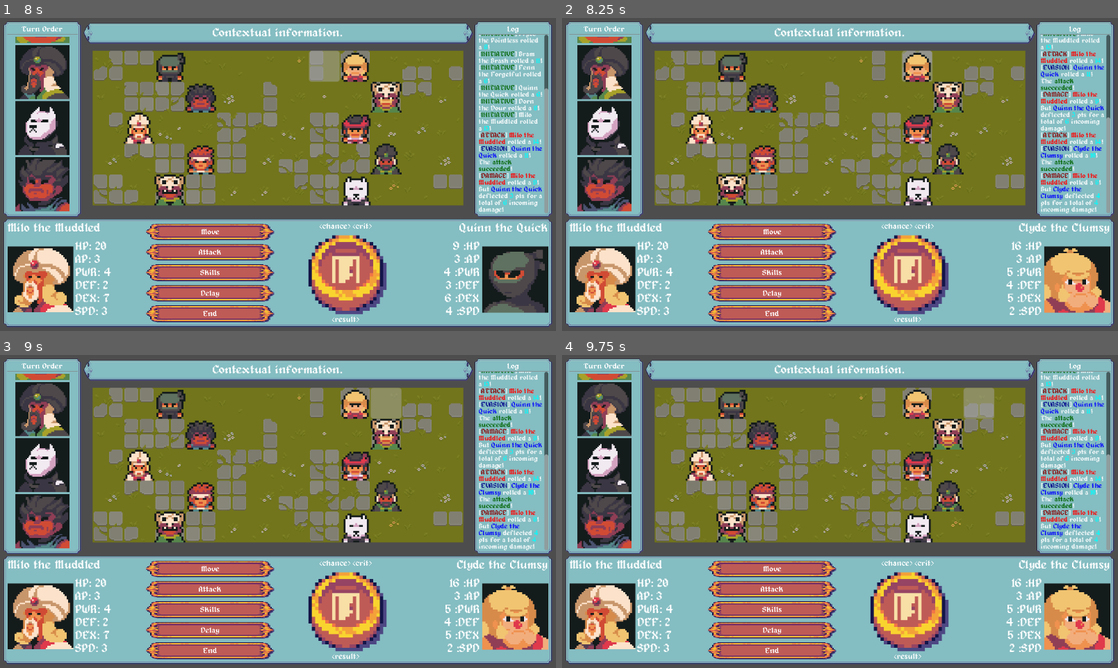
Above: before the commit, frames 1-4 (two rows, left to right).
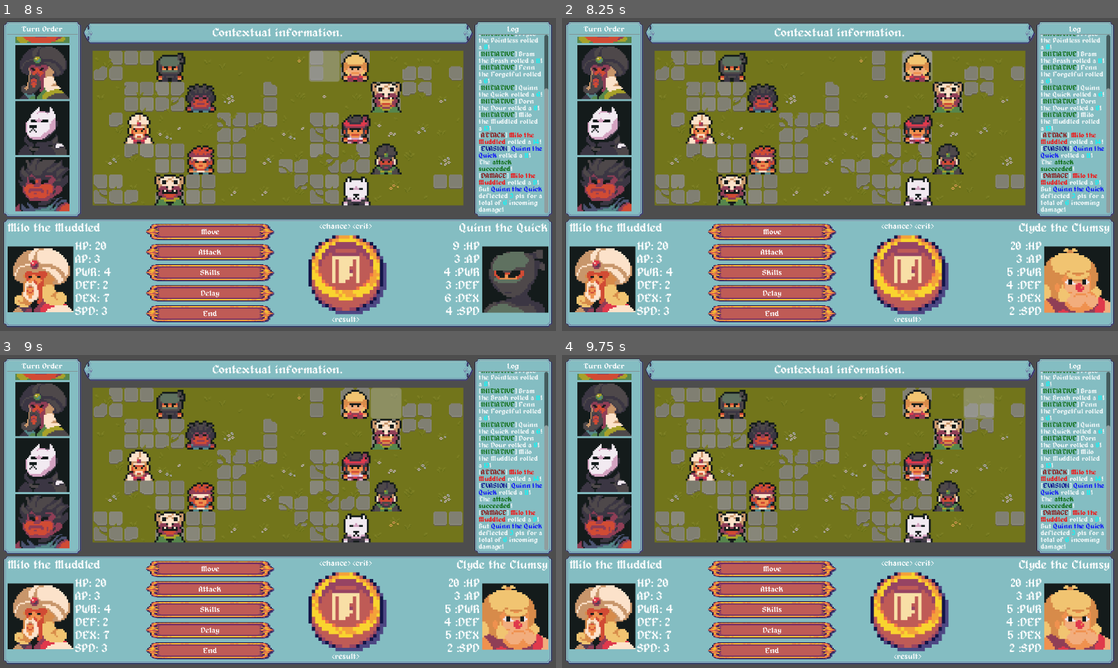
Above: after the commit, the same moments.

Repository: TheOnliestMattastic/Battle-Tactics-Arena
Game: Godot game, scene res://scenes/game.tscn
The game is run twice, just before and just after one commit, with the same random seed, the same clock (stepped at 60 frames per second) and the same inputs.
Inputs (mouse positions are in pixels of both pictures, inside the frame that each line leads up to):
- Up to frame 1 (8 s): click (211, 230) at 0.5 s; click (211, 252) at 1.25 s; click (105, 64) at 2 s; click (139, 64) at 2.75 s; click (172, 64) at 3.5 s; click (200, 64) at 4.25 s; click (233, 64) at 5 s; click (261, 64) at 5.75 s; click (294, 64) at 6.5 s; click (322, 64) at 7.25 s
- Up to frame 2 (8.25 s): click (917, 64) at 8 s
- Up to frame 3 (9 s): click (383, 401) at 8.75 s
- Up to frame 4 (9.75 s): click (979, 401) at 9.5 s

Frame 1 is identical in both runs. In frame 2, 2.1% of the frame differs, in the area x 80-99%, y 5-75%; in frame 3, 2.1%; in frame 4, 2.1%.

Commit message:
Improved combat system with death mechanic.

Diff:
--- a/scripts/entities/ent_Cell.gd
+++ b/scripts/entities/ent_Cell.gd
@@ -4,10 +4,12 @@
 
 @onready var texture_display: TextureRect = $TextureRect
 const SIZE: Vector2i = Vector2i(32, 32)
+var occupant: Actor = null
+
 signal cell_pressed(coords: Vector2i) # signal for GridContainer (parent node)
-
 func _on_pressed() -> void:
-	cell_pressed.emit(Vector2i(self.position) / SIZE) # send local coords
+	var coords = Vector2i(self.position) / SIZE
+	cell_pressed.emit(coords) # send local coords
 
 func set_tile(sheet: Texture2D, tile_size: Vector2i, coords: Vector2i):
 	var atlas = AtlasTexture.new()
--- a/scripts/entities/ent_Grid.gd
+++ b/scripts/entities/ent_Grid.gd
@@ -5,7 +5,6 @@
 @export var tilesheet: Texture2D = preload("uid://bt77eidvhb0ii")
 @export var cell_scene: PackedScene = preload("uid://oc0dkklawq5y")
 var astar := AStarGrid2D.new()
-var gridmap: Dictionary = {}
 
 func _init():
 	astar.region = Rect2i(Vector2i.ZERO, GameMaster.GRID_SIZE)
@@ -24,7 +23,7 @@
 		var x = i % GameMaster.GRID_SIZE.x
 		var y = i / GameMaster.GRID_SIZE.x
 		var coords = Vector2i(x,y)
-		gridmap[coords] = cell
+		Manifest.gridmap[coords] = cell
 
 # === Pass Cell Signal to GameMaster ===
 signal cell_pressed(coords: Vector2)
@@ -53,8 +52,8 @@
 
 # Clear highlights
 func clear_highlights() -> void:
-	for cell in gridmap:
-		gridmap[cell].modulate = Color(1, 1, 1, 1)
+	for cell in Manifest.gridmap:
+		Manifest.gridmap[cell].modulate = Color(1, 1, 1, 1)
 
 # Movement range
 func highlight_cells(cells: Array, state: GameMaster.State) -> void:
@@ -63,4 +62,4 @@
 		GameMaster.State.MOVE: color = Color(0.6, 1.0, 0.6, 1.0)
 		GameMaster.State.ATTACK: color = Color(1.0, 0.6, 0.6, 1.0)
 	for cell in cells:
-		gridmap[cell].modulate = color
+		Manifest.gridmap[cell].modulate = color
--- a/scripts/sys/sys_CombatManager.gd
+++ b/scripts/sys/sys_CombatManager.gd
@@ -1,6 +1,8 @@
 class_name CombatManager
 extends Node
 
+@onready var game_master: GameMaster = $".."
+@onready var display_manager: DisplayManager = %UI
 @onready var grid_map: Grid = %GridMap
 
 func roll_for_init(queue: Array[Actor]) -> void:
@@ -15,6 +17,7 @@
 	var astar = grid_map.astar
 	var in_range = actor.data.spd
 	var cells = []
+
 	grid_map.toggle_obstacle(start_pos, false) # mark starting cell as walkable
 	for x in astar.region.size.x:
 		for y in astar.region.size.y:
@@ -28,6 +31,7 @@
 	var origin = Vector2i(actor.position) / GameMaster.CELL_SIZE
 	var targets: Array[Vector2i] = []
 	var alignment = actor.data.alignment
+
 	for x in range(-limit, limit + 1):
 		for y in range(-limit, limit + 1):
 			var distance = abs(x) + abs(y)
@@ -35,7 +39,7 @@
 			var target_pos = origin + Vector2i(x, y)
 			if not grid_map.astar.is_in_bounds(target_pos.x, target_pos.y): continue
 			if not grid_map.astar.is_point_solid(target_pos): continue
-			var target = Manifest.gridmap.get(target_pos)
+			var target = Manifest.gridmap.get(target_pos).occupant
 			if target:
 				var same_alignment = (alignment == target.data.alignment)
 				if is_friendly == same_alignment: targets.append(target_pos)
@@ -71,8 +75,8 @@
 	var defender = results.get("defender")
 	var hp = Manifest.combatants[defender]["HP"]
 	var result = hp - damage
-	if result > 0 : Manifest.combatants[defender]["HP"] = result
-	else: actor_defeated(defender)
-
-func actor_defeated(actor: Actor) -> void:
-	return print("dead")
+	if result > 0 :
+		Manifest.combatants[defender]["HP"] = result
+	else:
+		Manifest.combatants[defender]["HP"] = 0
+		game_master.actor_defeated(defender)
--- a/scripts/sys/sys_DisplayManager.gd
+++ b/scripts/sys/sys_DisplayManager.gd
@@ -12,6 +12,12 @@
 @onready var grid_map: Grid = %GridMap
 @onready var combat_manager: CombatManager = %Actors
 
+# === Signals ===
+func _on_move_button_pressed() -> void: # Toggle move state
+	game_master.toggle_state(GameMaster.State.MOVE)
+func _on_attack_button_pressed() -> void: # Toggle attack state
+	game_master.toggle_state(GameMaster.State.ATTACK)
+
 # === Display Queue Info ===
 func display_queue(queue: Array[Actor]) -> void:
 	var copy_of_queue = queue.duplicate() # use copy for function
@@ -20,7 +26,7 @@
 	for child in active_display.get_node("HBoxContainer/ActiveActorPortrait").get_children():
 		child.queue_free()
 	var portrait = portrait_scene.instantiate()
-	portrait.actor_name = copy_of_queue[0].data.name # link actor to portrait
+	#portrait.actor_name = copy_of_queue[0].data.name # link actor to portrait
 	portrait.texture = copy_of_queue[0].data.faceset # populate portrait w/texture
 
 	# display portrait and stats
@@ -34,7 +40,7 @@
 	active_display.get_node("HBoxContainer/ActiveActorStatMargin/ActiveActorStatBox/dex").text = "DEX: " + str(active_actor.data.dex)
 	active_display.get_node("HBoxContainer/ActiveActorStatMargin/ActiveActorStatBox/spd").text = "SPD: " + str(active_actor.data.spd)
 
-	# add to dictionary
+	# add to dictionaries
 	Manifest.add_portrait(copy_of_queue[0], portrait)
 	copy_of_queue.pop_front() # remove active actor
 
@@ -44,7 +50,7 @@
 	copy_of_queue.reverse() # descending order for scrollbox
 	for actor in copy_of_queue:
 		portrait = portrait_scene.instantiate()
-		portrait.actor_name = actor.data.name
+		#portrait.actor_name = actor.data.name
 		portrait.texture = actor.data.faceset
 		queue_display.add_child(portrait)
 		Manifest.add_portrait(actor, portrait)
@@ -55,7 +61,7 @@
 	for child in target_display.get_node("HBoxContainer/TargetActorPortrait").get_children():
 		child.queue_free()
 	target_display.get_node("HBoxContainer/TargetActorPortrait").add_child(portrait)
-	portrait.actor_name = target.data.name # link actor to portrait
+	#portrait.actor_name = target.data.name # link actor to portrait
 	portrait.texture = target.data.faceset # populate portrait w/texture
 	target_display.get_node("name").text = target.data.name
 	target_display.get_node("HBoxContainer/TargetActorStatMargin/TargetActorStatBox/hp").text = str(Manifest.combatants[target]["HP"]) + " :HP"
@@ -65,7 +71,7 @@
 	target_display.get_node("HBoxContainer/TargetActorStatMargin/TargetActorStatBox/dex").text = str(target.data.dex) + " :DEX"
 	target_display.get_node("HBoxContainer/TargetActorStatMargin/TargetActorStatBox/spd").text = str(target.data.spd) + " :SPD"
 
-# === Diplay Init Rolls ===
+# === Display Logs ===
 func log_init() -> void:
 	for combatant in Manifest.combatants:
 		combat_log.append_text("[[color=darkgreen]INITIATIVE[/color]] " + combatant.data.name + " rolled a [color=cyan]" + str(Manifest.combatants[combatant]["init"]) + "[/color]![br]")
@@ -84,15 +90,7 @@
 	var defender = results.get("defender")
 	combat_log.append_text("[[color=darkred]DAMAGE[/color]] [color=red]" + attacker.data.name + "[/color] rolled a [color= …(251 unchanged characters)…
 
-# === Toggle Move State ===
-func _on_move_button_pressed() -> void:
-	game_master.toggle_state(GameMaster.State.MOVE)
-
-# === Toggle Attack State ===
-func _on_attack_button_pressed() -> void:
-	game_master.toggle_state(GameMaster.State.ATTACK)
-
-# === Calculate range ===
+# === Highlights ===
 func highlight_range(actor: Actor, state: GameMaster.State) -> void:
 	var in_range = []
 	var targets = []
@@ -109,3 +107,11 @@
 			targets.clear()
 			targets = combat_manager.get_targets_in_range(actor, 2)
 			grid_map.highlight_cells(targets, state)
+
+# === Display Changes ===
+func remove_portrait(actor: Actor) -> void:
+	var portrait = Manifest.portraits.find_key(actor)
+	for child in queue_display.get_children():
+		if child == portrait:
+			Manifest.portraits.erase(portrait)
+			child.free()
--- a/scripts/sys/sys_GameMaster.gd
+++ b/scripts/sys/sys_GameMaster.gd
@@ -70,18 +70,19 @@
 
 		State.ATTACK:
 			var attacker = Manifest.queue[0]
-			var target = Manifest.gridmap.get(coords)
+			var target = Manifest.gridmap.get(coords).occupant
 			if not target: return print("No target...")
 
 			# calculate hit and log
 			var results = combat_manager.roll_for_attack(attacker, target)
 			display_manager.log_hit_results(results)
-			if not results.get("success"): return print("No damage to calculate.")
+			if not results.get("success"): return toggle_state(current_state)
 
 			# calculate damage and log
 			var damage = combat_manager.roll_for_damage(attacker, target)
 			display_manager.log_damage_results(damage)
 			combat_manager.apply_damage(damage)
+			toggle_state(current_state)
 
 
 		_: print("[I AM ERROR] Unknown state")
@@ -90,7 +91,6 @@
 func toggle_state(target_state: State) -> void:
 	if current_state == target_state: current_state = State.IDLE
 	else: current_state = target_state
-
 	print("State changed to: ", State.keys()[current_state])
 
 	match current_state:
@@ -102,3 +102,10 @@
 		State.ATTACK:
 			grid_map.clear_highlights()
 			display_manager.highlight_range(Manifest.queue[0], current_state)
+
+func actor_defeated(actor: Actor) -> void:
+	var coords := Vector2i(actor.position) / CELL_SIZE
+	display_manager.remove_portrait(actor)
+	Manifest.remove_from_queue(actor)
+	actor.queue_free()
+	grid_map.toggle_obstacle(coords, false)
--- a/scripts/utils/utl_manifest.gd
+++ b/scripts/utils/utl_manifest.gd
@@ -13,11 +13,20 @@
 
 func add_combatants(actors: Array[Actor]) -> void:
 	for actor in actors:
+		var coords = Vector2i(actor.position / CELL_SIZE)
+		gridmap[coords].occupant = actor
 		combatants[actor] = {}
 		combatants[actor]["HP"] = actor.data.max_hp
 		combatants[actor]["AP"] = 3
-		var coords = Vector2i(actor.position / CELL_SIZE)
-		gridmap[coords] = actor
 
 func add_portrait(actor: Actor, portrait) -> void:
 	portraits[portrait] = actor
+
+func remove_from_queue(actor: Actor) -> void:
+	var coords = Vector2i(actor.position / CELL_SIZE)
+	gridmap[coords].occupant = null
+	combatants.erase(actor)
+	for i in queue.size():
+		if queue[i] == actor:
+			queue.pop_at(i)
+			break
